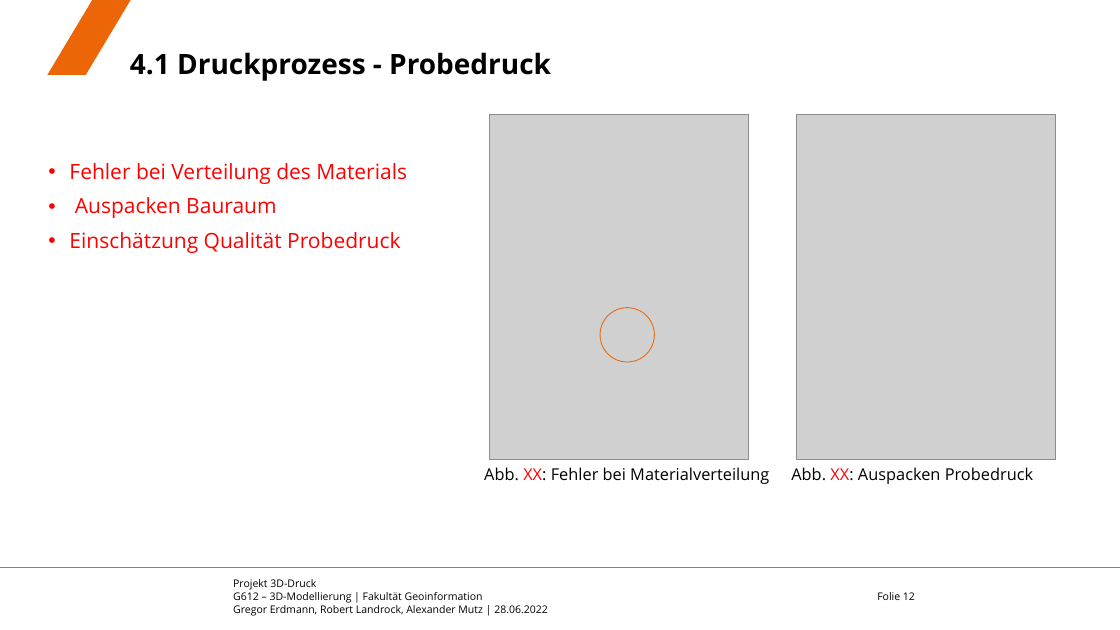
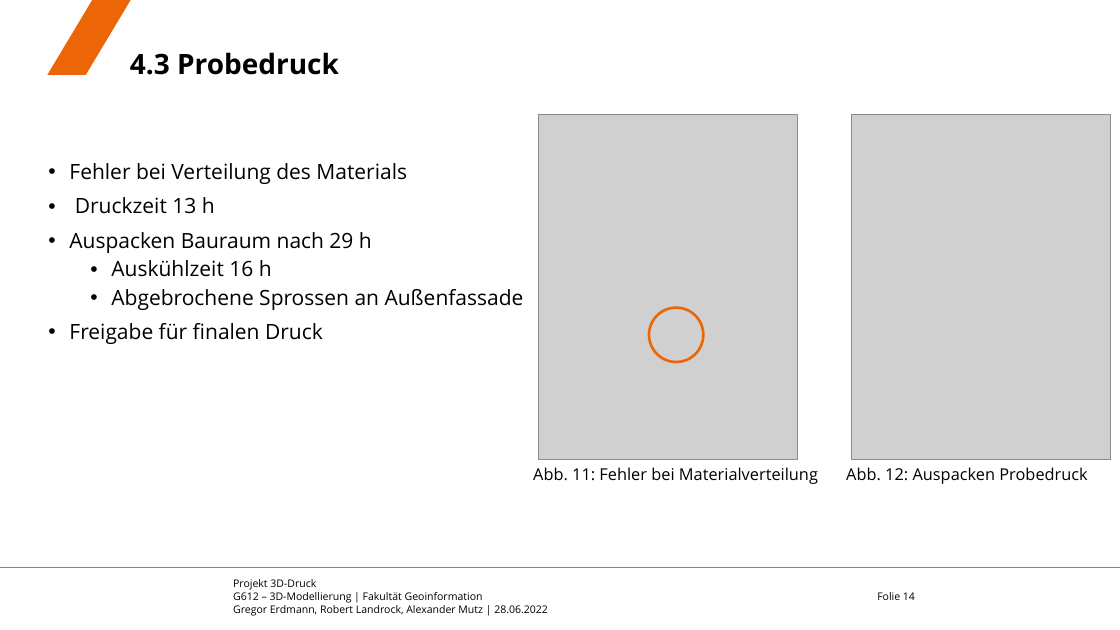
Before and after one commit to eamutz/LGS_print, a slide deck: slide 14 of Endvortrag.pptx (slide 12 before the commit). Drawn at 1120x630 pixels with LibreOffice and Linux fonts; fonts in the diff are those of the drawing; grey boxes stand for pictures; background and template pictures are left out. Boxes give left, top, right and bottom in pixels: in the first picture for what was removed or moved away, otherwise in the second. Text is boxed around its words. In the diff, an @@ line names an element or a change of style, - is before the commit and + after.

```diff
--- a/Endvortrag.pptx
+++ b/Endvortrag.pptx
@@ title at box(130, 52, 339, 75): text changed @@
-4.1 Druckprozess - Probedruck
+4.3 Probedruck
@@ picture: place and size @@
-picture at box(489, 114, 749, 460)
+picture at box(538, 114, 797, 460)
@@ picture: place and size @@
-picture at box(797, 114, 1056, 460)
+picture at box(851, 114, 1111, 460)
@@ text at box(69, 163, 407, 184): text colour #FF0000 to #000000 in "Fehler bei Verteilung des Materials" @@
@@ text at box(69, 197, 524, 344): text changed; text colour #FF0000 to #000000 @@
-• Auspacken Bauraum
-• Einschätzung Qualität Probedruck
+• Druckzeit 13 h
+• Auspacken Bauraum nach 29 h
+  • Auskühlzeit 16 h
+  • Abgebrochene Sprossen an Außenfassade
+• Freigabe für finalen Druck
@@ ellipse: place and size @@
-ellipse at box(600, 308, 655, 362)
+ellipse at box(649, 308, 704, 362)
@@ ellipse at box(649, 308, 704, 362): outline #EC6608 0.75 pt to #EC6608 2.25 pt @@
@@ text at box(533, 467, 818, 484): text changed @@
-Abb. XX: Fehler bei Materialverteilung
+Abb. 11: Fehler bei Materialverteilung
@@ text at box(846, 467, 1087, 484): text changed @@
-Abb. XX: Auspacken Probedruck
+Abb. 12: Auspacken Probedruck
@@ page number at box(877, 592, 915, 600): text changed @@
-Folie 12
+Folie 14
```
Also in this commit, not shown: 7 other slides changed, 9 slides added, 2 slides removed.
